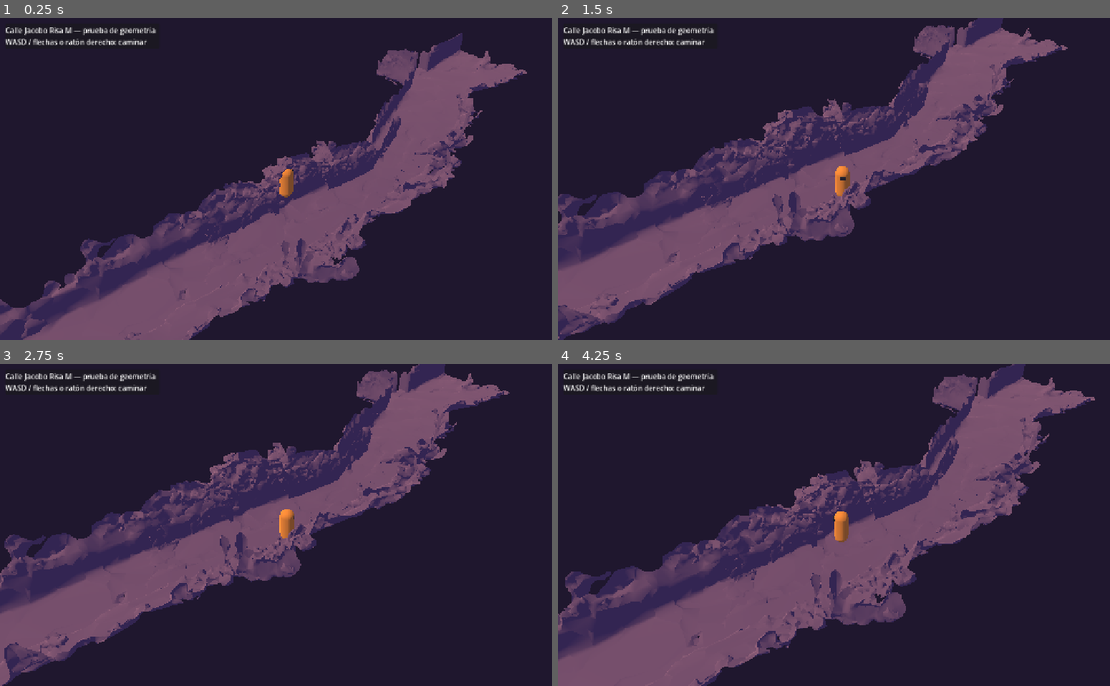
Above: before the commit, frames 1-4 (two rows, left to right).
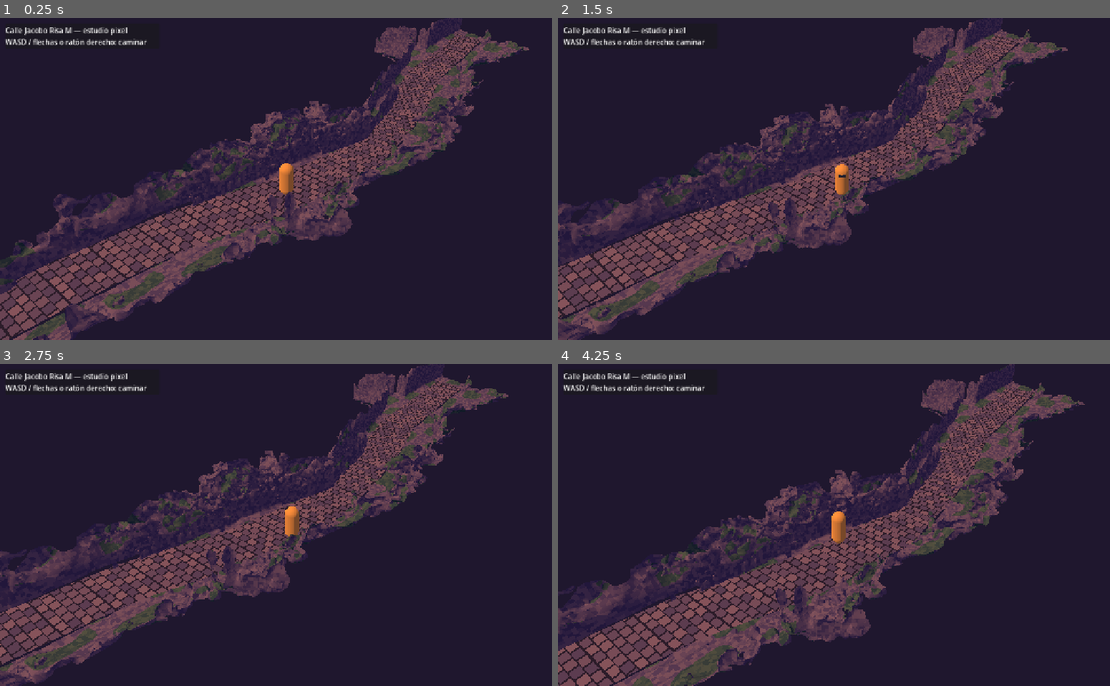
Above: after the commit, the same moments.

Repository: Riquinos-Soft/le-josss-dreamscape
Game: Godot game, scene res://world/jacobo_risa_street.tscn
The game is run twice, just before and just after one commit, with the same random seed, the same clock (stepped at 60 frames per second) and the same inputs. This scene is started directly instead of the project's main scene.
Inputs (mouse positions are in pixels of both pictures, inside the frame that each line leads up to):
- Up to frame 1 (0.25 s): no input
- Up to frame 2 (1.5 s): tap Enter at 0.5 s; move the mouse to (972, 162) at 0.52 s; hold D (move_right) 0.53-1.28 s; tap E at 0.6 s; click (972, 162) at 0.67 s; move the mouse to (729, 195) at 1.27 s; hold S (move_back) from 1.28 s (still down); tap Q at 1.35 s; click (729, 195) at 1.42 s
- Up to frame 3 (2.75 s): move the mouse to (342, 454) at 2.02 s; release S (move_back) at 2.03 s; hold D (move_right) from 2.03 s (still down); tap P at 2.1 s; click (342, 454) at 2.17 s
- Up to frame 4 (4.25 s): move the mouse to (817, 589) at 2.77 s; release D (move_right) at 2.78 s; hold W (move_forward) 2.78-3.53 s; tap E at 2.85 s; click (817, 589) at 2.92 s; move the mouse to (1016, 573) at 3.52 s; hold A (move_left) from 3.53 s (still down); tap Q at 3.6 s; click (1016, 573) at 3.67 s

The runs differ from the first frame. In frame 1, 32% of the frame differs, in the area x 0-96%, y 1-100%; in frame 2, 18%; in frame 3, 20%; in frame 4, 25%.

Commit message:
fix: make street trial traversable with fall recovery and pixel paving

Diff:
--- a/game/player/camera_rig.gd
+++ b/game/player/camera_rig.gd
@@ -6,8 +6,14 @@
 
 
 func _ready() -> void:
+	snap_to_target()
+	$Camera.look_at(global_position)
+	target.respawned.connect(snap_to_target)
+
+
+func snap_to_target() -> void:
 	global_position = target.global_position + Vector3.UP * 0.9
-	$Camera.look_at(global_position)
+	reset_physics_interpolation()
 
 
 func _process(delta: float) -> void:
--- a/game/player/player.gd
+++ b/game/player/player.gd
@@ -1,14 +1,31 @@
 extends CharacterBody3D
+
+signal respawned
 
 const MovementDirection = preload("res://player/movement_direction.gd")
 
 @export var movement_orientation: Node3D
+@export var fall_height: float = -8.0
 @export var speed: float = 4.0
 @export var mouse_dead_zone: float = 0.35
 @export var mouse_full_speed_distance: float = 2.5
 var mouse_steering_active: bool = false
+var spawn_transform: Transform3D
 
 @onready var visual: Node3D = $Visual
+
+
+func _ready() -> void:
+	spawn_transform = global_transform
+
+
+func respawn() -> void:
+	global_transform = spawn_transform
+	velocity = Vector3.ZERO
+	mouse_steering_active = false
+	visual.rotation = Vector3.ZERO
+	reset_physics_interpolation()
+	respawned.emit()
 
 
 func _notification(what: int) -> void:
@@ -24,6 +41,9 @@
 
 
 func _physics_process(delta: float) -> void:
+	if global_position.y < fall_height:
+		respawn()
+		return
 	var input := Input.get_vector("move_left", "move_right", "move_forward", "move_back")
 	var direction := MovementDirection.from_view(input, movement_orientation.global_basis)
 	# Keyboard has deterministic precedence so its existing behavior remains unchanged.
@@ -43,7 +63,7 @@
 	if camera == null:
 		return Vector3.ZERO
 	var mouse := get_viewport().get_mouse_position()
-	var hit: Variant = Plane(Vector3.UP, 0.0).intersects_ray(
+	var hit: Variant = Plane(Vector3.UP, global_position.y).intersects_ray(
 		camera.project_ray_origin(mouse), camera.project_ray_normal(mouse)
 	)
 	if hit == null:
--- a/game/tests/test_street_scene.gd
+++ b/game/tests/test_street_scene.gd
@@ -3,6 +3,7 @@
 
 var checks: int = 0
 var failures: int = 0
+var player: CharacterBody3D
 
 
 func _initialize() -> void:
@@ -20,11 +21,69 @@
 		return
 	check(visual.mesh.surface_get_array_index_len(0) / 3 <= 50000, "scan within triangle budget")
 	var collision := street.get_node("StreetCollision/Collision") as CollisionShape3D
-	check(collision.shape is ConcavePolygonShape3D, "scan collision generated")
-	var player := street.get_node("Player") as CharacterBody3D
+	check(collision.shape is ConcavePolygonShape3D, "authored continuous floor generated")
+	player = street.get_node("Player") as CharacterBody3D
 	await frames(120)
 	check(player.is_on_floor(), "player settles on scanned street")
 	check(player.global_position.y > 0.2, "player stays on street surface")
+	await capture("spawn")
+	var orientation := Node3D.new()
+	street.add_child(orientation)
+	player.movement_orientation = orientation
+	for index in range(7, -1, -1):
+		await walk_to(street.ROUTE[index])
+	await capture("south_end")
+	for index in range(1, street.ROUTE.size()):
+		await walk_to(street.ROUTE[index])
+	await capture("north_end")
+	for index in range(street.ROUTE.size() - 2, 6, -1):
+		await walk_to(street.ROUTE[index])
+	# At every join, push toward both boundaries using the real controller.
+	for index in range(1, street.ROUTE.size() - 1):
+		for side in [-1.0, 1.0]:
+			player.global_position = street.ROUTE[index] + Vector3.UP * 0.05
+			player.velocity = Vector3.ZERO
+			steer(Vector3(side, 0, 0))
+			await frames(90)
+			steer(Vector3.ZERO)
+			check(player.is_on_floor(), "side boundary keeps feet supported at %d" % index)
+			var distance := INF
+			for segment in street.ROUTE.size() - 1:
+				var a: Vector3 = street.ROUTE[segment]
+				var b: Vector3 = street.ROUTE[segment + 1]
+				var closest := Geometry2D.get_closest_point_to_segment(
+					Vector2(player.position.x, player.position.z),
+					Vector2(a.x, a.z),
+					Vector2(b.x, b.z)
+				)
+				distance = minf(
+					distance, closest.distance_to(Vector2(player.position.x, player.position.z))
+				)
+			check(distance < street.HALF_WIDTH, "side contains player")
+	for index in [0, street.ROUTE.size() - 1]:
+		var inward: Vector3 = (
+			(street.ROUTE[1] - street.ROUTE[0]).normalized()
+			if index == 0
+			else (street.ROUTE[-2] - street.ROUTE[-1]).normalized()
+		)
+		player.position = street.ROUTE[index] + inward * 0.7 + Vector3.UP * 0.05
+		player.velocity = Vector3.ZERO
+		steer(Vector3(0, 0, -1 if index == 0 else 1))
+		await frames(90)
+		steer(Vector3.ZERO)
+		check(player.position.distance_to(street.ROUTE[index]) < 0.6, "end cap contains player")
+	for attempt in 2:
+		player.position = Vector3(20, -12, 20)
+		player.velocity = Vector3(5, -40, 8)
+		await frames(1)
+		check(player.global_transform == player.spawn_transform, "fall restores original spawn")
+		check(player.velocity == Vector3.ZERO, "fall clears momentum")
+		var camera := street.get_node("CameraRig") as Node3D
+		check(
+			camera.position.distance_to(player.position + Vector3.UP * 0.9) < 0.01,
+			"fall snaps camera to spawn"
+		)
+	await frames(30)
 	print(
 		(
 			"Street trial: %d checks, %d failures; player at %s"
@@ -32,6 +91,43 @@
 		)
 	)
 	quit(0 if failures == 0 else 1)
+
+
+func steer(direction: Vector3) -> void:
+	for action in ["move_left", "move_right", "move_forward", "move_back"]:
+		Input.action_release(action)
+	if direction.x < 0:
+		Input.action_press("move_left", -direction.x)
+	if direction.x > 0:
+		Input.action_press("move_right", direction.x)
+	if direction.z < 0:
+		Input.action_press("move_forward", -direction.z)
+	if direction.z > 0:
+		Input.action_press("move_back", direction.z)
+
+
+func capture(label: String) -> void:
+	if "--capture" not in OS.get_cmdline_user_args():
+		return
+	await frames(40)
+	await RenderingServer.frame_post_draw
+	var path := ProjectSettings.globalize_path("res://../build/verification/street_%s.png" % label)
+	root.get_texture().get_image().save_png(path)
+
+
+func walk_to(target: Vector3) -> void:
+	var reached := false
+	for tick in 240:
+		var offset := target - player.global_position
+		offset.y = 0
+		if offset.length() < 0.42:
+			reached = true
+			break
+		steer(offset.normalized())
+		await frames(1)
+	steer(Vector3.ZERO)
+	check(reached, "walk reaches %s (actual %s)" % [target, player.position])
+	check(player.position.y >= target.y - 0.25, "route remains supported")
 
 
 func frames(count: int) -> void:
--- a/game/world/jacobo_risa_street.gd
+++ b/game/world/jacobo_risa_street.gd
@@ -1,7 +1,28 @@
 extends Node3D
 ## A standalone scan trial. The imported mesh is visual data; collision belongs to this scene.
 
-@export var study_material: Material
+# Surveyed against the scan in meters. The noisy reconstruction stays visual only.
+const ROUTE: Array[Vector3] = [
+	Vector3(2.5, 0.48, -33),
+	Vector3(2.5, 0.51, -30),
+	Vector3(2.5, 0.57, -25),
+	Vector3(2.5, 0.70, -20),
+	Vector3(3.5, 0.94, -15),
+	Vector3(4.1, 1.09, -10),
+	Vector3(4.2, 1.30, -5),
+	Vector3(3.0, 1.58, 0),
+	Vector3(0.5, 1.52, 5),
+	Vector3(-1.0, 1.50, 10),
+	Vector3(-2.5, 1.16, 15),
+	Vector3(-3.3, 0.96, 20),
+	Vector3(-4.8, 0.67, 25),
+	Vector3(-6.5, 0.28, 30),
+	Vector3(-7.0, 0.20, 32),
+]
+const HALF_WIDTH: float = 1.35
+
+@export var study_material: ShaderMaterial
+@export var paving_material: Material
 
 @onready var street_visual: Node3D = $StreetVisual
 @onready var street_collision: CollisionShape3D = $StreetCollision/Collision
@@ -13,12 +34,61 @@
 		push_error("The street scan has no mesh to build collision from.")
 		return
 	visual_mesh.material_override = study_material
-	var shape := visual_mesh.mesh.create_trimesh_shape()
+	study_material.set_shader_parameter("route", PackedVector3Array(ROUTE))
+	study_material.set_shader_parameter("half_width", HALF_WIDTH)
+	build_walkway()
+
+
+func build_walkway() -> void:
+	var surface := SurfaceTool.new()
+	surface.begin(Mesh.PRIMITIVE_TRIANGLES)
+	var barrier_faces := PackedVector3Array()
+	var left: Array[Vector3] = []
+	var right: Array[Vector3] = []
+	for index in ROUTE.size():
+		var tangent := ROUTE[mini(index + 1, ROUTE.size() - 1)] - ROUTE[maxi(index - 1, 0)]
+		var side := Vector3(tangent.z, 0, -tangent.x).normalized() * HALF_WIDTH
+		left.append(ROUTE[index] - side)
+		right.append(ROUTE[index] + side)
+	for index in ROUTE.size() - 1:
+		for vertex in [
+			left[index],
+			left[index + 1],
+			right[index],
+			right[index],
+			left[index + 1],
+			right[index + 1]
+		]:
+			surface.add_vertex(vertex)
+		add_barrier(barrier_faces, left[index], left[index + 1])
+		add_barrier(barrier_faces, right[index + 1], right[index])
+	add_barrier(barrier_faces, right[0], left[0])
+	add_barrier(barrier_faces, left[-1], right[-1])
+	surface.generate_normals()
+	var mesh := surface.commit()
+	var paving := MeshInstance3D.new()
+	paving.name = "Walkway"
+	paving.mesh = mesh
+	paving.material_override = paving_material
+	add_child(paving)
+	var shape := mesh.create_trimesh_shape()
 	shape.backface_collision = true
 	street_collision.shape = shape
-	street_collision.transform = (
-		$StreetCollision.global_transform.affine_inverse() * visual_mesh.global_transform
-	)
+	var barriers := CollisionShape3D.new()
+	barriers.name = "Boundaries"
+	var boundary_shape := ConcavePolygonShape3D.new()
+	boundary_shape.set_faces(barrier_faces)
+	boundary_shape.backface_collision = true
+	barriers.shape = boundary_shape
+	$StreetCollision.add_child(barriers)
+
+
+func add_barrier(faces: PackedVector3Array, start: Vector3, end: Vector3) -> void:
+	var bottom_a := start - Vector3.UP
+	var bottom_b := end - Vector3.UP
+	var top_a := start + Vector3.UP * 3.0
+	var top_b := end + Vector3.UP * 3.0
+	faces.append_array(PackedVector3Array([bottom_a, top_a, bottom_b, bottom_b, top_a, top_b]))
 
 
 func first_mesh(node: Node) -> MeshInstance3D:
--- a/game/world/jacobo_risa_street.tscn
+++ b/game/world/jacobo_risa_street.tscn
@@ -1,9 +1,12 @@
-[gd_scene load_steps=7 format=3]
+[gd_scene load_steps=12 format=3]
 
 [ext_resource type="Script" path="res://world/jacobo_risa_street.gd" id="1_street"]
 [ext_resource type="PackedScene" path="res://assets/streets/jacobo_risa/street.glb" id="2_scan"]
 [ext_resource type="PackedScene" path="res://player/player.tscn" id="3_player"]
 [ext_resource type="PackedScene" path="res://player/camera_rig.tscn" id="4_camera"]
+[ext_resource type="Shader" path="res://world/street_stone.gdshader" id="5_stone"]
+[ext_resource type="Shader" path="res://world/street_paving.gdshader" id="6_paving"]
+[ext_resource type="Shader" path="res://world/street_pixel.gdshader" id="7_pixel"]
 
 [sub_resource type="Environment" id="Environment_street"]
 background_mode = 1
@@ -12,14 +15,19 @@
 ambient_light_color = Color(0.62, 0.55, 0.76, 1)
 ambient_light_energy = 0.65
 
-[sub_resource type="StandardMaterial3D" id="Material_study"]
-albedo_color = Color(0.42, 0.36, 0.53, 1)
-roughness = 1.0
-cull_mode = 2
+[sub_resource type="ShaderMaterial" id="Material_study"]
+shader = ExtResource("5_stone")
+
+[sub_resource type="ShaderMaterial" id="Material_paving"]
+shader = ExtResource("6_paving")
+
+[sub_resource type="ShaderMaterial" id="Material_pixel"]
+shader = ExtResource("7_pixel")
 
 [node name="JacoboRisaStreet" type="Node3D"]
 script = ExtResource("1_street")
 study_material = SubResource("Material_study")
+paving_material = SubResource("Material_paving")
 
 [node name="Environment" type="WorldEnvironment" parent="."]
 environment = SubResource("Environment_street")
@@ -38,13 +46,14 @@
 [node name="Collision" type="CollisionShape3D" parent="StreetCollision"]
 
 [node name="Player" parent="." node_paths=PackedStringArray("movement_orientation") instance=ExtResource("3_player")]
-position = Vector3(2.5, 4.1, 0)
+position = Vector3(3, 1.62, 0)
 movement_orientation = NodePath("../CameraRig/Camera")
 
 [node name="CameraRig" parent="." node_paths=PackedStringArray("target") instance=ExtResource("4_camera")]
 target = NodePath("../Player")
 
 [node name="HUD" type="CanvasLayer" parent="."]
+layer = 1
 
 [node name="Panel" type="PanelContainer" parent="HUD"]
 offset_left = 12.0
@@ -53,4 +62,16 @@
 offset_bottom = 69.0
 
 [node name="Label" type="Label" parent="HUD/Panel"]
-text = "Calle Jacobo Risa M — prueba de geometría\nWASD / flechas o ratón derecho: caminar"
+text = "Calle Jacobo Risa M — estudio pixel\nWASD / flechas o ratón derecho: caminar"
+
+[node name="PixelPass" type="CanvasLayer" parent="."]
+layer = -1
+
+[node name="Screen" type="ColorRect" parent="PixelPass"]
+material = SubResource("Material_pixel")
+anchors_preset = 15
+anchor_right = 1.0
+anchor_bottom = 1.0
+grow_horizontal = 2
+grow_vertical = 2
+mouse_filter = 2
--- /dev/null
+++ b/game/world/street_paving.gdshader
@@ -0,0 +1,22 @@
+shader_type spatial;
+render_mode cull_disabled;
+
+varying vec3 world_position;
+
+void vertex() {
+	world_position = (MODEL_MATRIX * vec4(VERTEX, 1.0)).xyz;
+}
+
+void fragment() {
+	vec2 pixel = floor(world_position.xz * 24.0) / 24.0;
+	float row = floor(pixel.y * 2.5);
+	vec2 grid = vec2(pixel.x * 2.0 + mod(row, 2.0) * 0.5, pixel.y * 2.5);
+	vec2 cell = floor(grid);
+	vec2 edge = fract(grid);
+	float tone = fract(sin(dot(cell, vec2(12.9898, 78.233))) * 43758.5453);
+	tone = floor(tone * 4.0) / 3.0;
+	vec3 stone = mix(vec3(0.32, 0.27, 0.39), vec3(0.48, 0.38, 0.44), tone);
+	float grout = step(0.12, edge.x) * step(0.12, edge.y);
+	ALBEDO = mix(vec3(0.12, 0.10, 0.20), stone, grout);
+	ROUGHNESS = 1.0;
+}
--- /dev/null
+++ b/game/world/street_pixel.gdshader
@@ -0,0 +1,11 @@
+shader_type canvas_item;
+render_mode unshaded;
+
+uniform sampler2D screen_texture : hint_screen_texture, filter_nearest, repeat_disable;
+
+void fragment() {
+	float block = max(1.0, floor(1.0 / SCREEN_PIXEL_SIZE.y / 240.0));
+	vec2 grid = SCREEN_PIXEL_SIZE * block;
+	vec2 sample_uv = (floor(SCREEN_UV / grid) + 0.5) * grid;
+	COLOR = vec4(textureLod(screen_texture, sample_uv, 0.0).rgb, 1.0);
+}
--- /dev/null
+++ b/game/world/street_stone.gdshader
@@ -0,0 +1,33 @@
+shader_type spatial;
+render_mode cull_disabled;
+
+uniform vec3 route[15];
+uniform float half_width = 1.35;
+
+varying vec3 world_position;
+varying vec3 world_normal;
+
+void vertex() {
+	world_position = (MODEL_MATRIX * vec4(VERTEX, 1.0)).xyz;
+	world_normal = normalize(MODEL_NORMAL_MATRIX * NORMAL);
+}
+
+void fragment() {
+	// Remove only scanned ground under the authored pavement, keeping tall decoration.
+	for (int i = 0; i < 14; i++) {
+		vec2 segment = route[i + 1].xz - route[i].xz;
+		float along = dot(world_position.xz - route[i].xz, segment) / dot(segment, segment);
+		vec3 center = mix(route[i], route[i + 1], along);
+		if (along >= 0.0 && along <= 1.0 && distance(world_position.xz, center.xz) < half_width && world_position.y < center.y + 0.30) {
+			discard;
+		}
+	}
+	vec3 cell = floor(world_position * 6.0);
+	float noise = fract(sin(dot(cell, vec3(12.9898, 78.233, 34.52))) * 43758.5453);
+	float tone = floor(noise * 3.0) / 2.0;
+	vec3 stone = mix(vec3(0.30, 0.25, 0.39), vec3(0.43, 0.35, 0.43), tone);
+	vec3 moss = mix(vec3(0.17, 0.27, 0.27), vec3(0.27, 0.35, 0.30), tone);
+	float patch = sin(world_position.x * 2.0) * sin(world_position.z * 1.3);
+	ALBEDO = mix(stone, moss, step(0.12, patch) * step(0.35, world_normal.y));
+	ROUGHNESS = 1.0;
+}
Not shown, added: game/world/street_paving.gdshader.uid
Not shown, added: game/world/street_pixel.gdshader.uid
Not shown, added: game/world/street_stone.gdshader.uid
Not shown, changed: README.md
Not shown, changed: docs/architecture.md
Not shown, changed: docs/specs/002-street-trial.md
